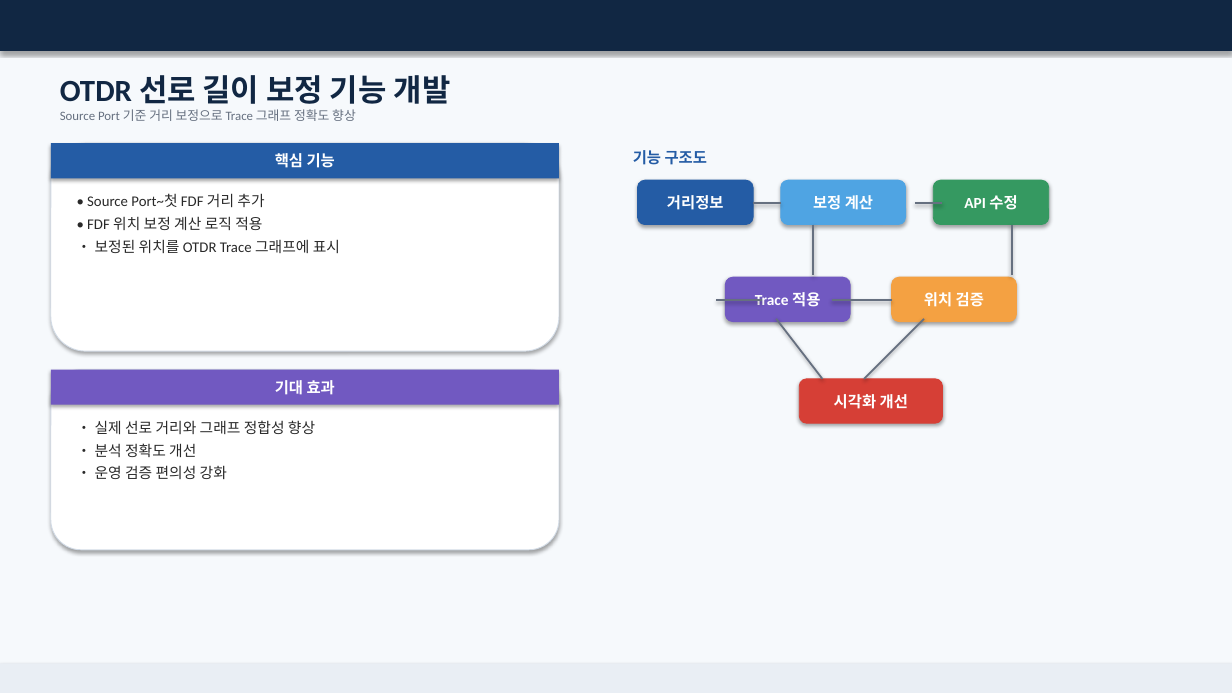
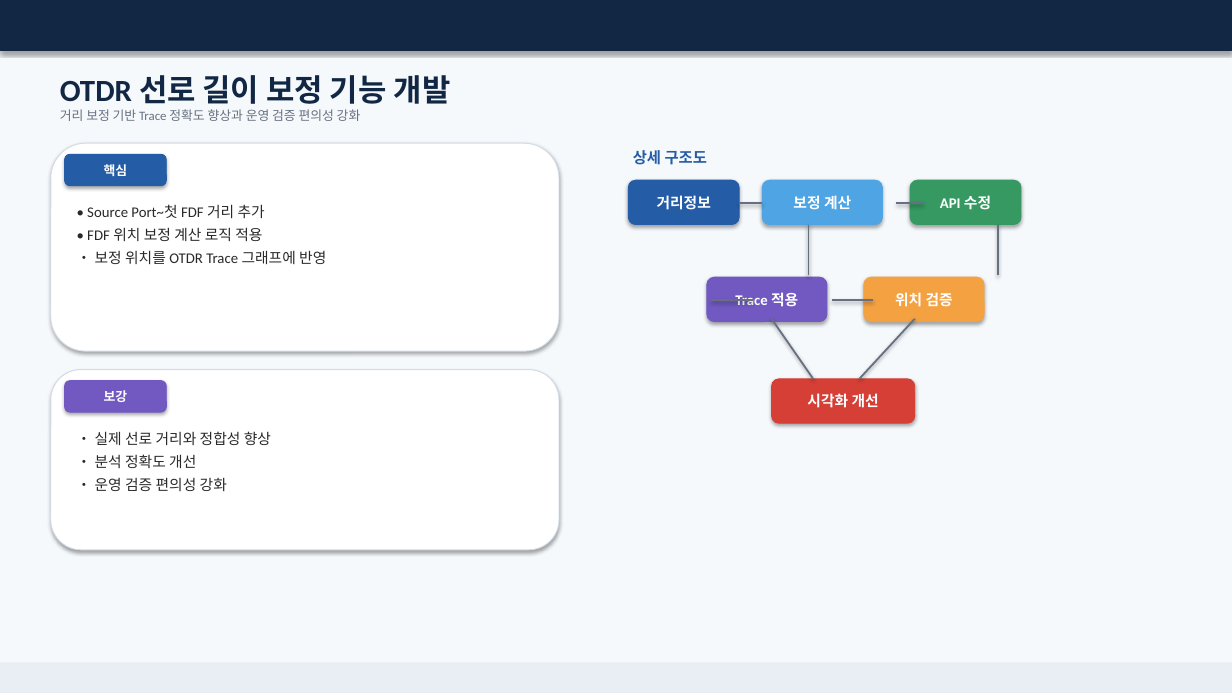
Before and after one commit to gmncreat/project-plan, a slide deck: slide 9 of output/SKT_OTDR_선로품질관리시스템_고도화_개발계획서_최종.pptx. Drawn at 1232x693 pixels with LibreOffice and Linux fonts; fonts in the diff are those of the drawing. Boxes give left, top, right and bottom in pixels: in the first picture for what was removed or moved away, otherwise in the second. Text is boxed around its words. In the diff, an @@ line names an element or a change of style, - is before the commit and + after.

Commit message:
docs: further refine OTDR project plan PPT

```diff
--- a/output/SKT_OTDR_선로품질관리시스템_고도화_개발계획서_최종.pptx
+++ b/output/SKT_OTDR_선로품질관리시스템_고도화_개발계획서_최종.pptx
@@ text at box(60, 109, 361, 121): text changed @@
-Source Port 기준 거리 보정으로 Trace 그래프 정확도 향상
+거리 보정 기반 Trace 정확도 향상과 운영 검증 편의성 강화
@@ rounded rectangle "핵심": place and size @@
-rounded rectangle "핵심" at box(51, 143, 559, 178)
+rounded rectangle "핵심" at box(65, 154, 166, 186)
@@ rounded rectangle "핵심" at box(65, 154, 166, 186): rectangle to rounded rectangle; outline none to #245CA5 0.75 pt @@
@@ text in rounded rectangle at box(104, 164, 128, 176): text changed; size 12 to 10 pt @@
-핵심 기능
+핵심
@@ text at box(633, 150, 707, 165): text changed @@
-기능 구조도
+상세 구조도
@@ text "• Source Port~첫 FDF 거리 ...": place and size @@
-text "• Source Port~첫 FDF 거리 ..." at box(87, 193, 340, 253)
+text "• Source Port~첫 FDF 거리 ..." at box(87, 204, 326, 264)
@@ rounded rectangle "거리정보": place and size @@
-rounded rectangle "거리정보" at box(638, 180, 753, 225)
+rounded rectangle "거리정보" at box(628, 180, 739, 225)
@@ line moved from (753, 203) - (781, 203) to (739, 203) - (762, 203) @@
@@ rounded rectangle "보정 계산": place and size @@
-rounded rectangle "보정 계산" at box(781, 180, 906, 225)
+rounded rectangle "보정 계산" at box(762, 180, 883, 225)
@@ line moved from (915, 203) - (943, 203) to (897, 203) - (924, 203) @@
@@ rounded rectangle "API 수정": place and size @@
-rounded rectangle "API 수정" at box(933, 180, 1049, 225)
+rounded rectangle "API 수정" at box(910, 180, 1021, 225)
@@ line moved from (813, 225) - (813, 275) to (809, 225) - (809, 275) @@
@@ line moved from (1012, 225) - (1012, 275) to (998, 225) - (998, 275) @@
@@ text at box(95, 250, 326, 264): text changed @@
-• 보정된 위치를 OTDR Trace 그래프에 표시
+• 보정 위치를 OTDR Trace 그래프에 반영
@@ rounded rectangle "Trace 적용": place and size @@
-rounded rectangle "Trace 적용" at box(726, 277, 850, 322)
+rounded rectangle "Trace 적용" at box(707, 277, 827, 322)
@@ size 12 to 11.5 pt in 6 elements at box(628, 180, 739, 225), box(772, 379, 915, 423), box(707, 277, 827, 322), box(762, 180, 883, 225), box(910, 180, 1021, 225), box(864, 277, 984, 322) @@
@@ rounded rectangle "위치 검증": place and size @@
-rounded rectangle "위치 검증" at box(892, 277, 1017, 322)
+rounded rectangle "위치 검증" at box(864, 277, 984, 322)
@@ line moved from (762, 300) - (716, 300) to (753, 300) - (712, 300) @@
@@ line moved from (776, 319) - (823, 379) to (772, 319) - (813, 379) @@
@@ line moved from (832, 300) - (892, 300) to (832, 300) - (873, 300) @@
@@ line moved from (924, 319) - (864, 379) to (915, 319) - (860, 379) @@
@@ rectangle removed at box(51, 370, 559, 405) @@
-기대 효과
@@ rounded rectangle added at box(65, 381, 166, 412), fill #7159C1, outline #7159C1 0.75 pt, 10 pt, text #FFFFFF, bold @@
+보강
@@ rounded rectangle "시각화 개선": place and size @@
-rounded rectangle "시각화 개선" at box(799, 379, 943, 423)
+rounded rectangle "시각화 개선" at box(772, 379, 915, 423)
@@ text "• 실제 선로 거리와 정합성 ...": place and size @@
-text "• 실제 선로 거리와 정합성 ..." at box(95, 420, 315, 479)
+text "• 실제 선로 거리와 정합성 ..." at box(95, 431, 271, 491)
@@ text at box(95, 431, 271, 445): text changed @@
-• 실제 선로 거리와 그래프 정합성 향상
+• 실제 선로 거리와 정합성 향상
```
Also in this commit, not shown: 10 other slides changed.
